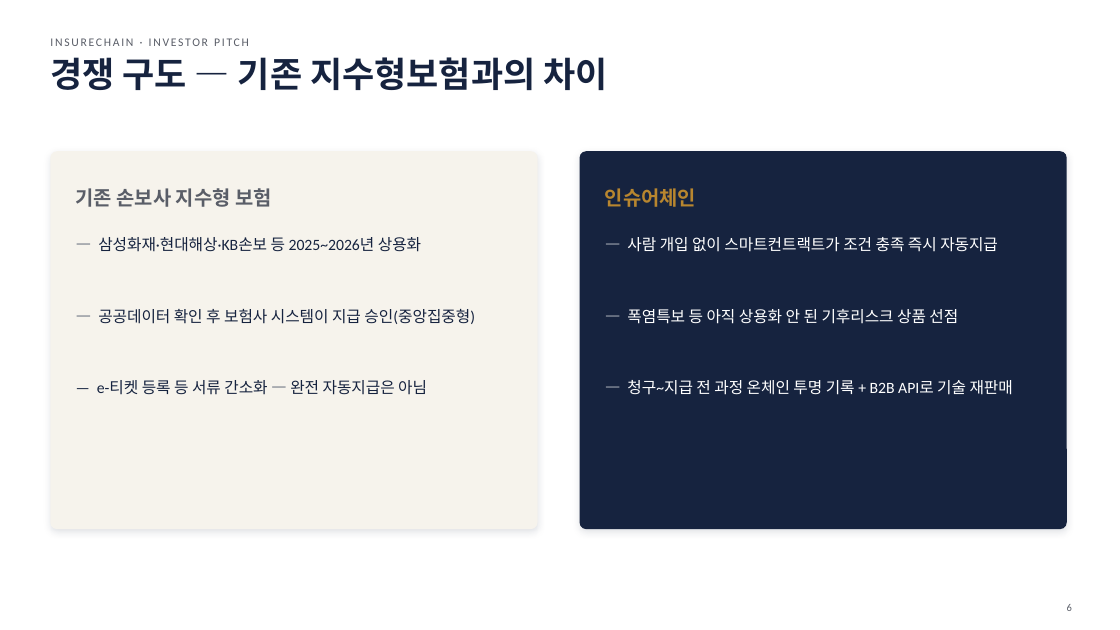
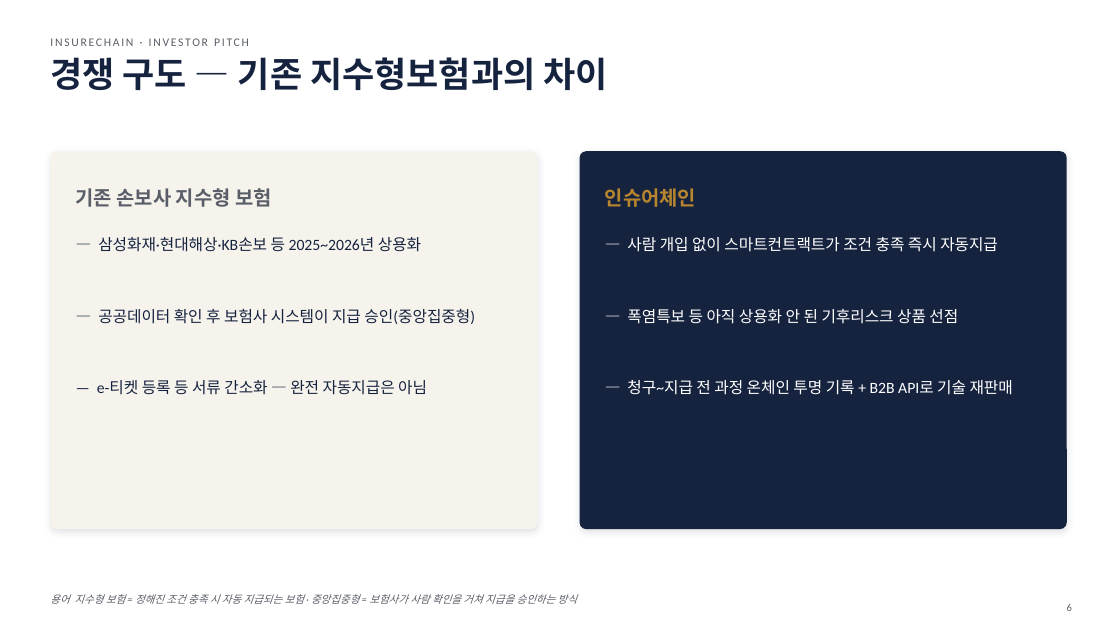
Before and after one commit to leeyonsei78/capstone_project_alpha, a slide deck: slide 6 of 인슈어체인_투자피칭_발표자료.pptx. Drawn at 1120x630 pixels with LibreOffice and Linux fonts; fonts in the diff are those of the drawing. Boxes give left, top, right and bottom in pixels: in the first picture for what was removed or moved away, otherwise in the second. Text is boxed around its words. In the diff, an @@ line names an element or a change of style, - is before the commit and + after.

```diff
--- a/인슈어체인_투자피칭_발표자료.pptx
+++ b/인슈어체인_투자피칭_발표자료.pptx
@@ text added at bbox=[50, 594, 577, 604], 9 pt, text #5A5E68, italic @@
+용어 지수형 보험 = 정해진 조건 충족 시 자동 지급되는 보험 · 중앙집중형 = 보험사가 사람 확인을 거쳐 지급을 승인하는 방식
```
Also in this commit, not shown: 12 other slides changed, 1 slide added.
